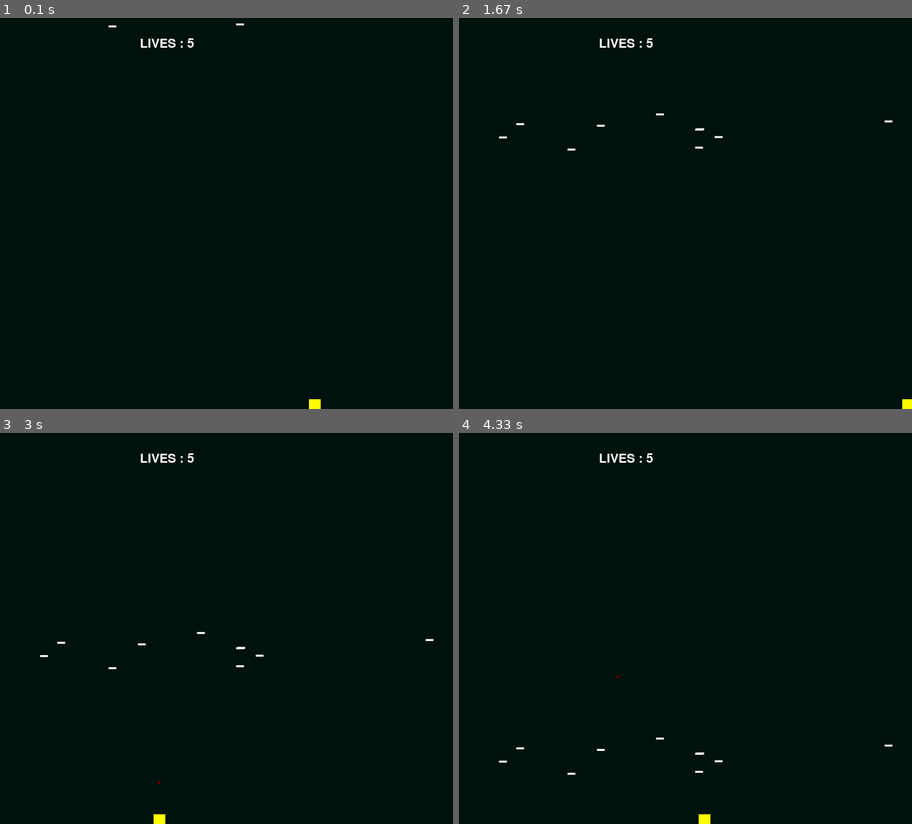
Above: before the commit, frames 1-4 (two rows, left to right).
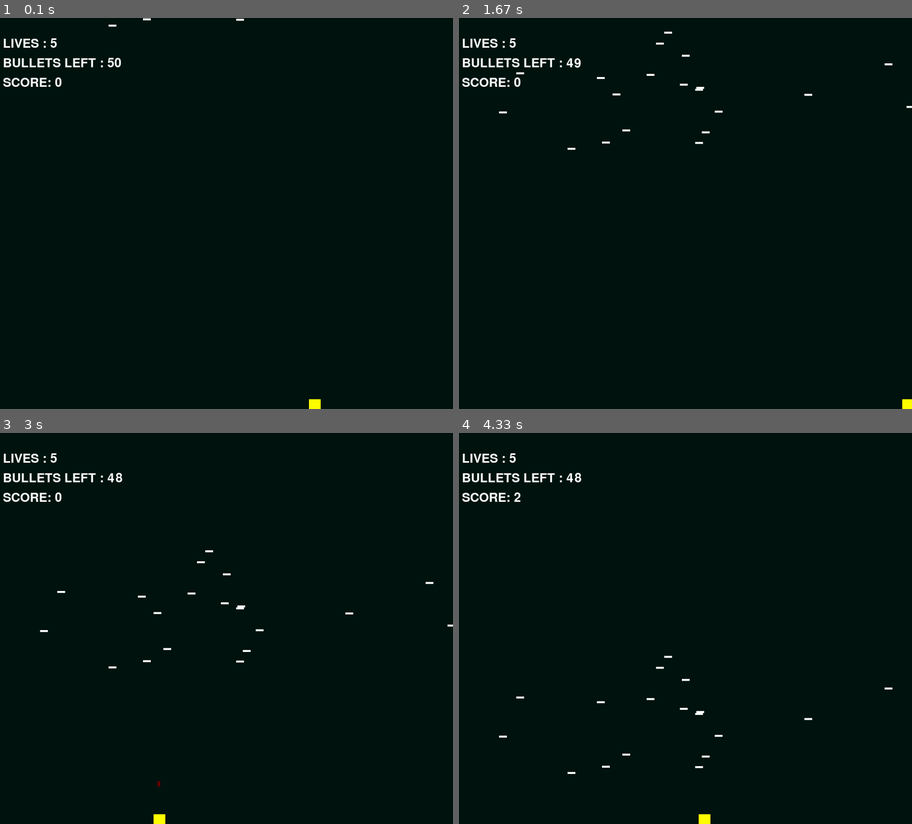
Above: after the commit, the same moments.

Repository: Ako364/noniashvili-ACS-tasks
Game: pygame game, started from pyGame/spaceInvaders.py
The game is run twice, just before and just after one commit, with the same random seed, the same clock (stepped at 60 frames per second) and the same inputs.
Inputs:
- Up to frame 1 (0.1 s): no input
- Up to frame 2 (1.67 s): hold Right 0.33-0.8 s; hold Up 0.83-1.13 s; hold Right 1.17-1.63 s
- Up to frame 3 (3 s): hold Left 1.67-2.2 s; hold Left 2.23-2.63 s; hold Up from 2.67 s (still down)
- Up to frame 4 (4.33 s): release Up at 3.03 s; hold Right 3.07-3.7 s; hold Left 3.73-4.2 s; hold Right from 4.23 s (still down)

The runs differ from the first frame. In frame 1, 0.8% of the frame differs, in the area x 0-54%, y 0-18%; in frame 2, 1.1%; in frame 3, 1.1%, in the area x 0-100%, y 5-91%; in frame 4, 1.1%.

Commit message:
space invaders done

Diff:
--- a/pyGame/spaceInvaders.py
+++ b/pyGame/spaceInvaders.py
@@ -25,7 +25,7 @@
         # Set the psoition of the sprite
         self.rect = self.image.get_rect()
         self.rect.x = random.randrange(0, 1200)
-        self.rect.y = random.randrange(-100,0)
+        self.rect.y = random.randrange(-300,0)
         # Set speed of the sprite
         self.speed = speed
     # End Proceure
@@ -57,10 +57,15 @@
         self.speed = 0
         self.lives = 5
         self.bullet_count = 50
+        self.score_count = 0
     # End Proceure
 
     def get_x(self):
         return self.rect.x
+
+    # Score
+    def hitTarget(self):
+        self.score_count = self.score_count + 1
 
     # Class update function - runs for each pass through the game loop
     def player_set_speed(self):
@@ -89,7 +94,8 @@
         # Move bullet up
         self.rect.y = self.rect.y - 5
         # -- bullet hitting the invader
-        pygame.sprite.groupcollide(bullet_list, Invader_group, True, True)
+        if pygame.sprite.groupcollide(bullet_list, Invader_group, True, True, collided = None):
+            player.hitTarget()
 
 
 ## -- Initialise PyGame
@@ -119,8 +125,8 @@
 clock = pygame.time.Clock()
 
 ## -- Create the invaders
-number_of_flakes = 10
-for x in range(number_of_flakes):
+num_of_invaders = 20
+for x in range(num_of_invaders):
     my_Invader = Invader(WHITE, 20, 5, 5)
     Invader_group.add(my_Invader)
     all_sprites_group.add(my_Invader)
@@ -133,65 +139,77 @@
 bullet_list = pygame.sprite.Group()
 
 def fire():
+    ## -- check if u still have bullets
     if player.bullet_count == 0:
         print("OUT OF BULLETS!!!")
     else:
-        mybullet = Bullet(RED,7, 7)
+        mybullet = Bullet(RED,7, 14)
         all_sprites_group.add(mybullet)
         bullet_list.add(mybullet)
         player.bullet_count = player.bullet_count - 1
 
 ## -- game loop
 while not done:
-    # User input and controls
-    for event in pygame.event.get():
-        if event.type == pygame.QUIT:
-            done = True
-        elif event.type == pygame.KEYDOWN:
-            if event.key == pygame.K_LEFT:
-                a = True
-            elif event.key == pygame.K_RIGHT:
-                a = True
-            elif event.key == pygame.K_UP:
-                # -- fire a bullet
-                fire()
-    keys = pygame.key.get_pressed()
-    if keys[pygame.K_LEFT]:
-        if player.rect.x < 0:
-            player.rect.x = 0
-        else:
-            player.rect.x = player.rect.x - 20
-    if keys[pygame.K_RIGHT]:
-        if player.rect.x >= 1200 - 25:
-            player.rect.x = 1200 - 25
-        else:
-            player.rect.x = player.rect.x + 20
-
-    # -- Game logic goes after this comment
-    all_sprites_group.update()
-
-    # -- player hitting the invader
-    player_hit_group = pygame.sprite.spritecollide(player, Invader_group, True)
-
-    # -- lives scorebord working
-    for foo in player_hit_group:
-        player.lives = player.lives - 1
-
-    # -- Screen background is BLACK
-    screen.fill(GREEN)
-
-    # -- Draw here
-    all_sprites_group.draw(screen)
-
-    # -- lives
-    lives = font.render("LIVES : " + str(player.lives), True, (255, 255, 255))
-    screen.blit(lives, (400, 50))
-
-    # -- flip display to reveal new position of objects
-    pygame.display.flip()
-
-    # - The clock ticks over
-    clock.tick(40)
+    if player.lives == 0:
+        pygame.quit()
+    else:
+        # User input and controls
+        for event in pygame.event.get():
+            if event.type == pygame.QUIT:
+                done = True
+            elif event.type == pygame.KEYDOWN:
+                if event.key == pygame.K_LEFT:
+                    a = True
+                elif event.key == pygame.K_RIGHT:
+                    a = True
+                elif event.key == pygame.K_UP:
+                    # -- fire a bullet
+                    fire()
+        keys = pygame.key.get_pressed()
+        if keys[pygame.K_LEFT]:
+            if player.rect.x < 0:
+                player.rect.x = 0
+            else:
+                player.rect.x = player.rect.x - 20
+        if keys[pygame.K_RIGHT]:
+            if player.rect.x >= 1200 - 25:
+                player.rect.x = 1200 - 25
+            else:
+                player.rect.x = player.rect.x + 20
+
+        # -- Game logic goes after this comment
+        all_sprites_group.update()
+
+        # -- player hitting the invader
+        player_hit_group = pygame.sprite.spritecollide(player, Invader_group, True)
+
+        # -- lives scorebord working
+        for foo in player_hit_group:
+            player.lives = player.lives - 1
+
+        # -- Screen background is BLACK
+        screen.fill(GREEN)
+
+        # -- Draw here
+        all_sprites_group.draw(screen)
+
+        # -- lives
+        lives = font.render("LIVES : " + str(player.lives), True, (255, 255, 255))
+        screen.blit(lives, (50, 50))
+
+        # -- bullets
+        bullets = font.render("BULLETS LEFT : " + str(player.bullet_count), True, (255, 255, 255))
+        screen.blit(bullets, (50, 100))
+
+        # -- score
+        score_board = font.render("SCORE: " + str(player.score_count), True, (255, 255, 255))
+        screen.blit(score_board, (50, 150))
+
+        # -- flip display to reveal new position of objects
+        pygame.display.flip()
+
+        # - The clock ticks over
+        clock.tick(40)
 
 #End While - End of game loop
 pygame.quit()
